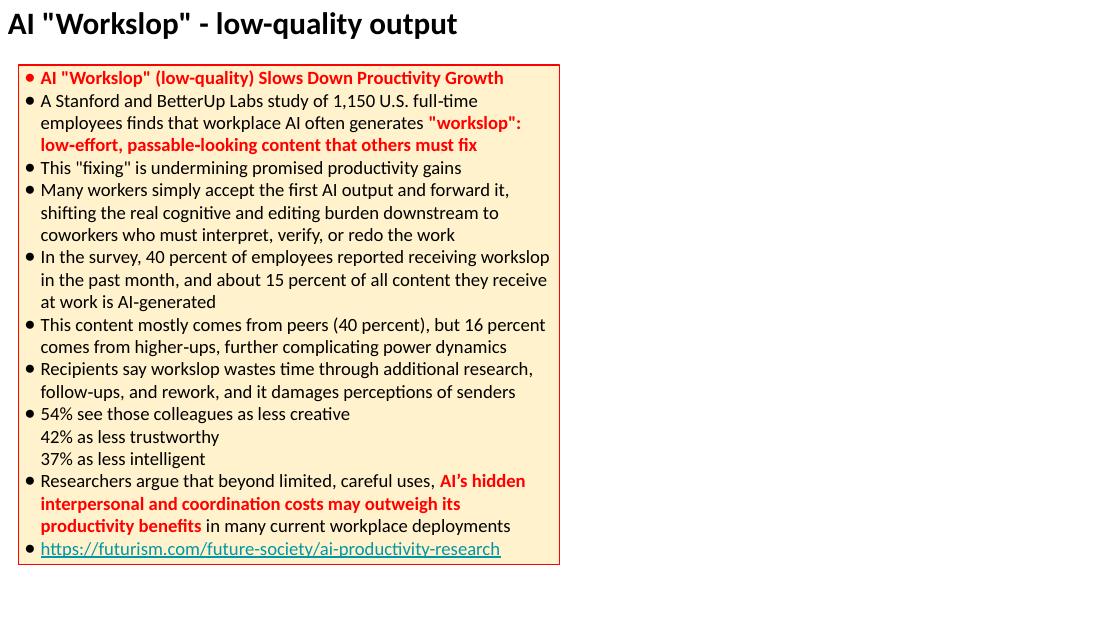
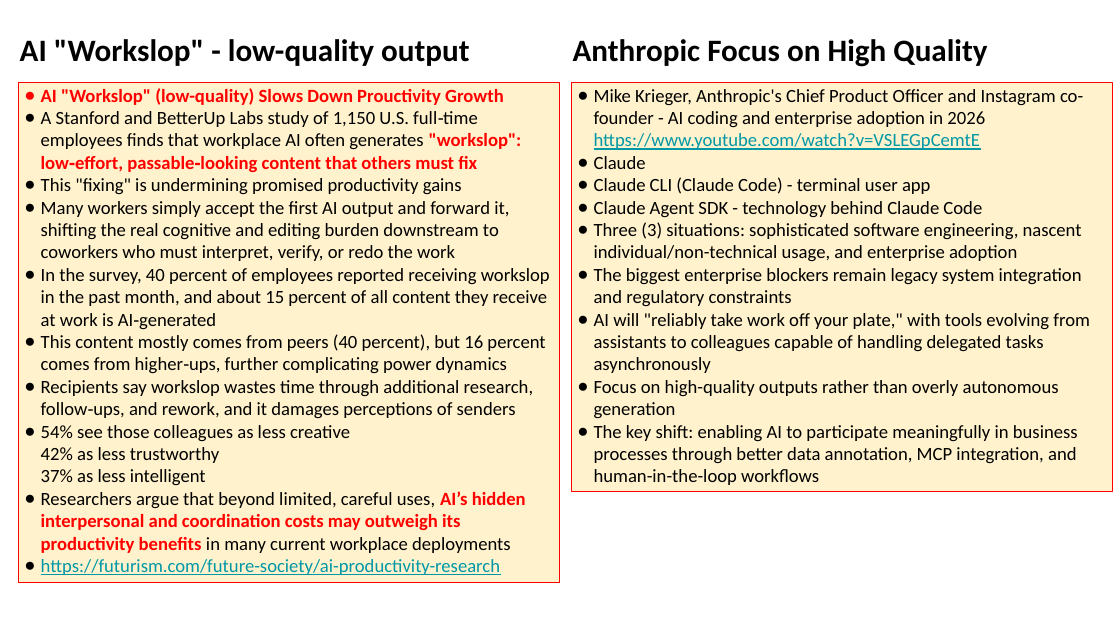
Before and after one commit to lselector/seminar, a slide deck: slide 13 of 2025/2025-12-26-AI-Updates.pptx (slide 12 before the commit). Drawn at 1120x630 pixels with LibreOffice and Linux fonts; fonts in the diff are those of the drawing. Boxes give left, top, right and bottom in pixels: in the first picture for what was removed or moved away, otherwise in the second. Text is boxed around its words. In the diff, an @@ line names an element or a change of style, - is before the commit and + after.

```diff
--- a/2025/2025-12-26-AI-Updates.pptx
+++ b/2025/2025-12-26-AI-Updates.pptx
@@ text "AI "Workslop" - low-quality output": place and size @@
-text "AI "Workslop" - low-quality output" at bbox=[8, 12, 457, 39]
+text "AI "Workslop" - low-quality output" at bbox=[20, 39, 469, 66]
@@ text added at bbox=[573, 39, 987, 67], 20 pt, text #000000, bold @@
+Anthropic Focus on High Quality
@@ rectangle "AI "Workslop" (low-quality) Slows Down ...": place and size @@
-rectangle "AI "Workslop" (low-quality) Slows Down ..." at bbox=[19, 65, 560, 564]
+rectangle "AI "Workslop" (low-quality) Slows Down ..." at bbox=[19, 82, 560, 581]
@@ rectangle added at bbox=[571, 82, 1112, 492], fill #FFF2CC, outline #FF0000 0.75 pt, 12 pt, text #000000 @@
+● Mike Krieger, Anthropic's Chief Product Officer and Instagram co-founder - AI coding and enterprise adoption in 2026
+  https://www.youtube.com/watch?v=VSLEGpCemtE
+● Claude
+● Claude CLI (Claude Code) - terminal user app
+● Claude Agent SDK - technology behind Claude Code
+● Three (3) situations: sophisticated software engineering, nascent individual/non-technical usage, and enterprise adoption
+● The biggest enterprise blockers remain legacy system integration and regulatory constraints
+● AI will "reliably take work off your plate," with tools evolving from assistants to colleagues capable of handling delegated tasks asynchronously
+● Focus on high-quality outputs rather than overly autonomous generation
+● The key shift: enabling AI to participate meaningfully in business processes through better data annotation, MCP integration, and human-in-the-loop workflows
```
Also in this commit, not shown: 18 other slides changed, 2 slides added, 2 slides removed.
